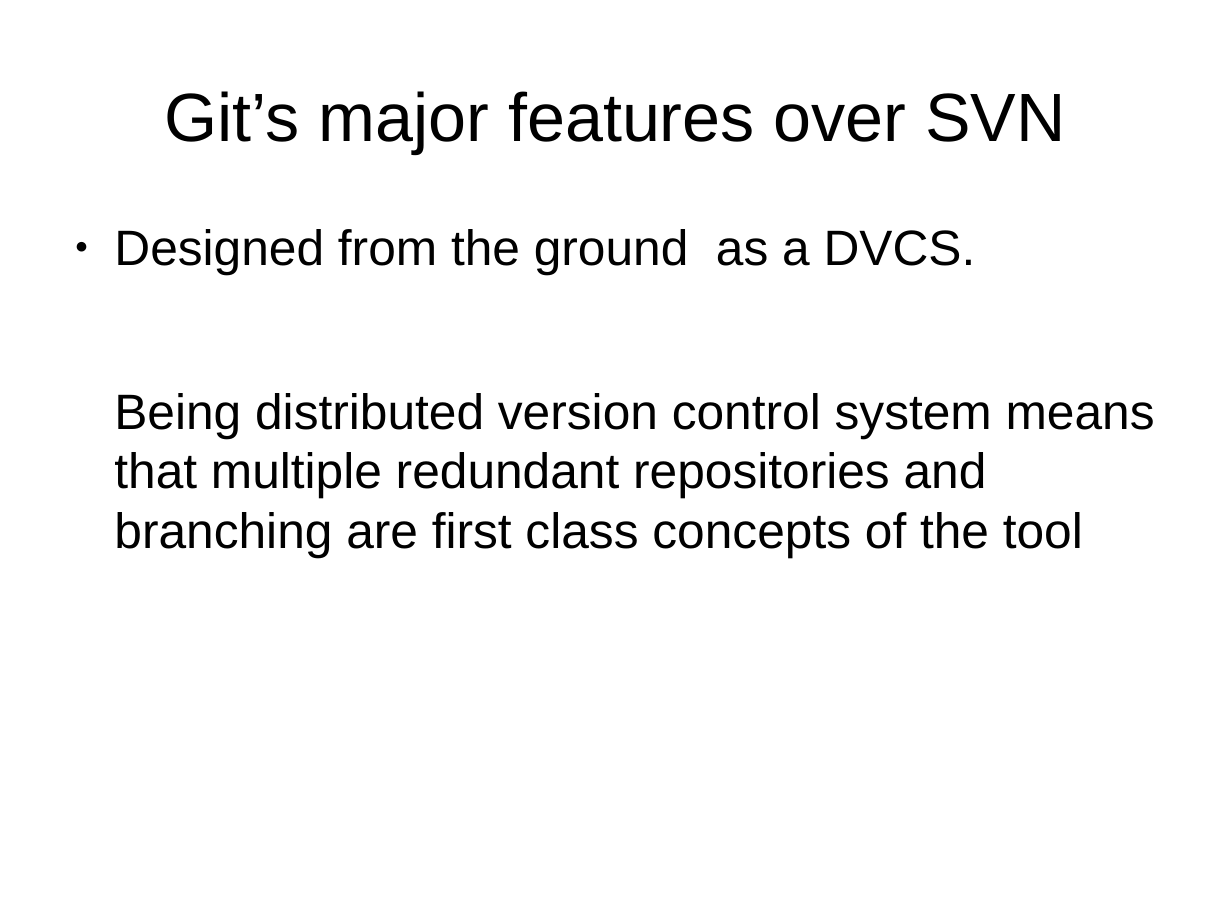
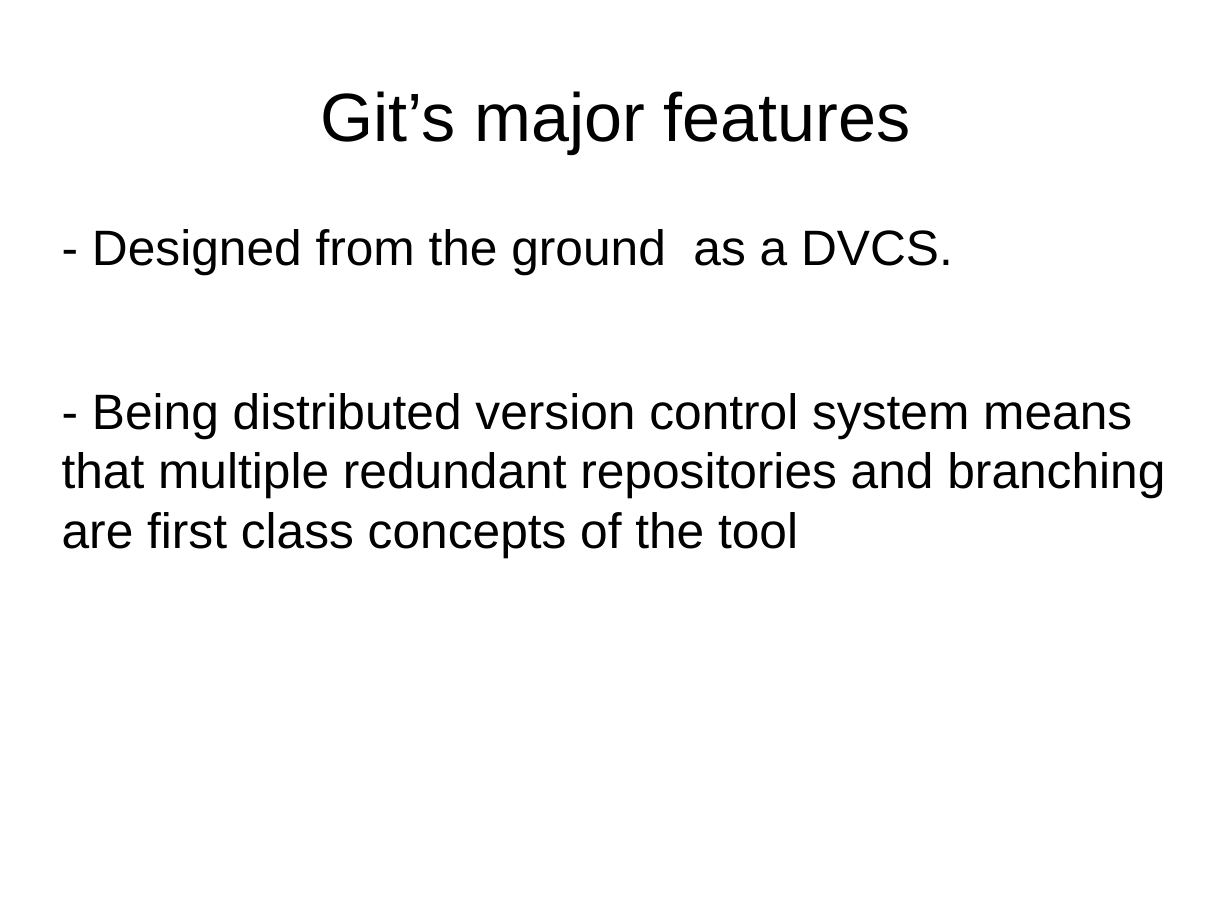
Before and after one commit to rosiv-git-trainings/docs, a slide deck: slide 4 of prezentacja.odp (slide 2 before the commit). Drawn at 1232x924 pixels with LibreOffice and Linux fonts; fonts in the diff are those of the drawing; background and template pictures are left out. Boxes give left, top, right and bottom in pixels: in the first picture for what was removed or moved away, otherwise in the second. Text is boxed around its words. In the diff, an @@ line names an element or a change of style, - is before the commit and + after.

```diff
--- a/prezentacja.odp
+++ b/prezentacja.odp
@@ title at (x1=320, y1=91, x2=911, y2=153): text changed @@
-Git’s major features over SVN
+Git’s major features
@@ text at (x1=62, y1=229, x2=1165, y2=557): text changed @@
-● Designed from the ground as a DVCS.
-Being distributed version control system means that multiple redundant repositories and branching are first class concepts of the tool
+- Designed from the ground as a DVCS.
+- Being distributed version control system means that multiple redundant repositories and branching are first class concepts of the tool
```
Also in this commit, not shown: 7 other slides changed, 8 slides added, 2 slides removed.
